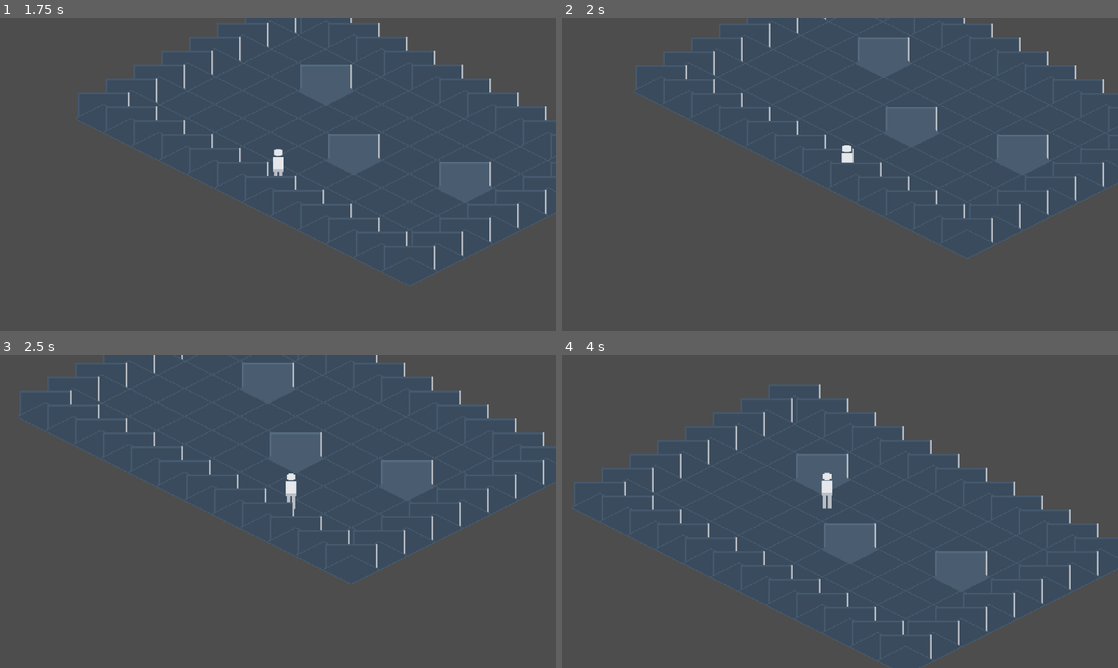
Above: before the commit, frames 1-4 (two rows, left to right).
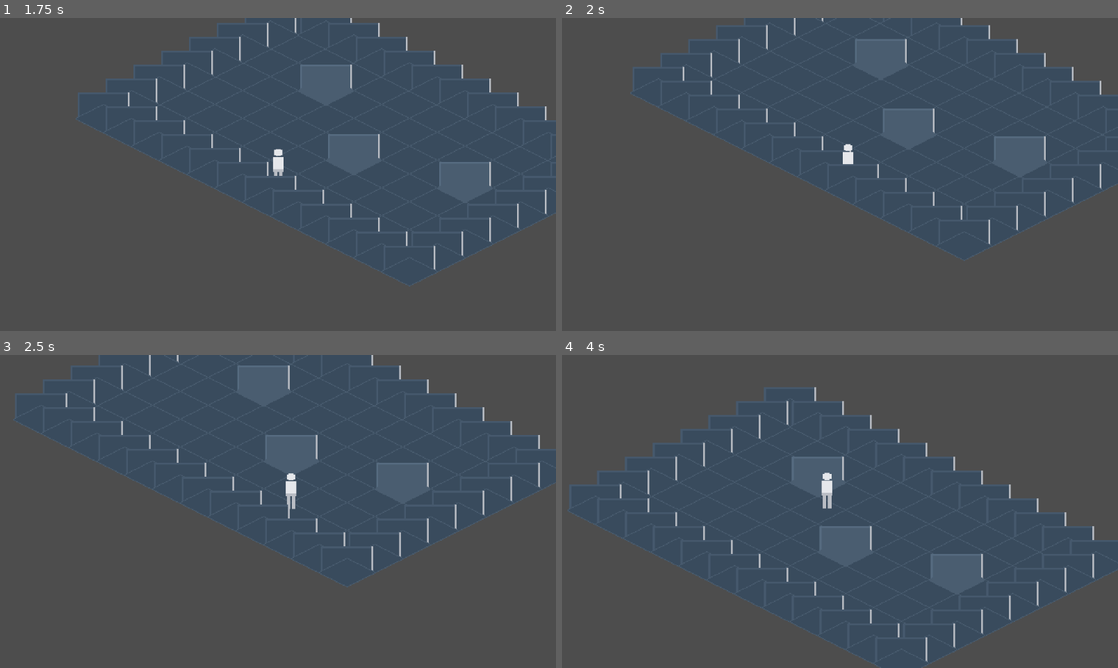
Above: after the commit, the same moments.

Repository: Balsam1213/echoes-of-yesterday
Game: Godot game, scene res://scenes/dev/dev_grid_test.tscn
The game is run twice, just before and just after one commit, with the same random seed, the same clock (stepped at 60 frames per second) and the same inputs.
Inputs:
- Up to frame 1 (1.75 s): tap Enter at 0.5 s; hold D (move_right) 0.53-1.28 s; tap E (interact) at 0.6, 1.35 s; hold S (move_down) from 1.28 s (still down)
- Up to frame 2 (2 s): keep holding S (move_down)
- Up to frame 3 (2.5 s): release S (move_down) at 2.03 s; hold D (move_right) from 2.03 s (still down); tap E (interact) at 2.1 s
- Up to frame 4 (4 s): release D (move_right) at 2.78 s; hold W (move_up) 2.78-3.53 s; tap E (interact) at 2.85, 3.6 s; hold A (move_left) from 3.53 s (still down)

Frame 1 is identical in both runs. In frame 2, 1.9% of the frame differs, in the area x 12-100%, y 0-78%; in frame 3, 2.0%; in frame 4, 2.8%, in the area x 1-100%, y 9-100%.

Commit message:
fix(dev): 边界碰撞内移 12px,消除下边界玩家与墙块穿模

Diff:
--- a/EchoesOfYesterday/scenes/dev/dev_grid_test.tscn
+++ b/EchoesOfYesterday/scenes/dev/dev_grid_test.tscn
@@ -74,339 +74,339 @@
 "speed": 6.0
 }]
 
-[node name="DevGridTest" type="Node2D" unique_id=553827113]
-
-[node name="Floor" type="TileMapLayer" parent="." unique_id=810186930]
+[node name="DevGridTest" type="Node2D" unique_id=1984530841]
+
+[node name="Floor" type="TileMapLayer" parent="." unique_id=864681031]
 tile_map_data = PackedByteArray("AAAAAAAAAAAAAAAAAAAAAAEAAAAAAAAAAAAAAAIAAAAAAAAAAAAAAAMAAAAAAAAAAAAAAAQAAAAAAAAAAAAAAA …(1456 unchanged characters)…
 tile_set = SubResource("TileSet_a7lin")
 
-[node name="Boundary" type="StaticBody2D" parent="." unique_id=1216322089]
-collision_mask = 0
-
-[node name="@CollisionShape2D@2" type="CollisionShape2D" parent="Boundary" unique_id=1435453190]
-position = Vector2(220.8695, 102.26099)
+[node name="Boundary" type="StaticBody2D" parent="." unique_id=1222728729]
+collision_mask = 0
+
+[node name="@CollisionShape2D@2" type="CollisionShape2D" parent="Boundary" unique_id=923106985]
+position = Vector2(218.63344, 106.73312)
 rotation = 0.4636476
 shape = SubResource("RectangleShape2D_gn5c3")
 
-[node name="@CollisionShape2D@3" type="CollisionShape2D" parent="Boundary" unique_id=1976269308]
-position = Vector2(284.8695, 249.73901)
+[node name="@CollisionShape2D@3" type="CollisionShape2D" parent="Boundary" unique_id=1846574705]
+position = Vector2(282.63342, 245.26688)
 rotation = 2.6779451
 shape = SubResource("RectangleShape2D_7cs6d")
 
-[node name="@CollisionShape2D@4" type="CollisionShape2D" parent="Boundary" unique_id=725793499]
-position = Vector2(-28.869505, 217.73901)
+[node name="@CollisionShape2D@4" type="CollisionShape2D" parent="Boundary" unique_id=935763179]
+position = Vector2(-26.633438, 213.26688)
 rotation = -2.6779451
 shape = SubResource("RectangleShape2D_dtpe6")
 
-[node name="@CollisionShape2D@5" type="CollisionShape2D" parent="Boundary" unique_id=724215969]
-position = Vector2(-92.86951, 70.26099)
+[node name="@CollisionShape2D@5" type="CollisionShape2D" parent="Boundary" unique_id=1110415365]
+position = Vector2(-90.63344, 74.73312)
 rotation = -0.4636476
 shape = SubResource("RectangleShape2D_nwh1x")
 
-[node name="YSorted" type="Node2D" parent="." unique_id=163674624]
+[node name="YSorted" type="Node2D" parent="." unique_id=877131346]
 y_sort_enabled = true
 
-[node name="@StaticBody2D@7" type="StaticBody2D" parent="YSorted" unique_id=83323369]
+[node name="@StaticBody2D@7" type="StaticBody2D" parent="YSorted" unique_id=334508319]
 position = Vector2(32, 16)
 collision_mask = 0
 
-[node name="@Sprite2D@6" type="Sprite2D" parent="YSorted/@StaticBody2D@7" unique_id=1472182162]
-texture = ExtResource("2_uxp7j")
-
-[node name="@StaticBody2D@9" type="StaticBody2D" parent="YSorted" unique_id=1116115394]
+[node name="@Sprite2D@6" type="Sprite2D" parent="YSorted/@StaticBody2D@7" unique_id=1131883897]
+texture = ExtResource("2_uxp7j")
+
+[node name="@StaticBody2D@9" type="StaticBody2D" parent="YSorted" unique_id=1777335801]
 position = Vector2(0, 32)
 collision_mask = 0
 
-[node name="@Sprite2D@8" type="Sprite2D" parent="YSorted/@StaticBody2D@9" unique_id=1973795947]
-texture = ExtResource("2_uxp7j")
-
-[node name="@StaticBody2D@11" type="StaticBody2D" parent="YSorted" unique_id=1175658992]
+[node name="@Sprite2D@8" type="Sprite2D" parent="YSorted/@StaticBody2D@9" unique_id=615224259]
+texture = ExtResource("2_uxp7j")
+
+[node name="@StaticBody2D@11" type="StaticBody2D" parent="YSorted" unique_id=1024717503]
 position = Vector2(-32, 48)
 collision_mask = 0
 
-[node name="@Sprite2D@10" type="Sprite2D" parent="YSorted/@StaticBody2D@11" unique_id=1208466877]
-texture = ExtResource("2_uxp7j")
-
-[node name="@StaticBody2D@13" type="StaticBody2D" parent="YSorted" unique_id=411565810]
+[node name="@Sprite2D@10" type="Sprite2D" parent="YSorted/@StaticBody2D@11" unique_id=369408440]
+texture = ExtResource("2_uxp7j")
+
+[node name="@StaticBody2D@13" type="StaticBody2D" parent="YSorted" unique_id=1514137399]
 position = Vector2(-64, 64)
 collision_mask = 0
 
-[node name="@Sprite2D@12" type="Sprite2D" parent="YSorted/@StaticBody2D@13" unique_id=1264338956]
-texture = ExtResource("2_uxp7j")
-
-[node name="@StaticBody2D@15" type="StaticBody2D" parent="YSorted" unique_id=78447046]
+[node name="@Sprite2D@12" type="Sprite2D" parent="YSorted/@StaticBody2D@13" unique_id=986769508]
+texture = ExtResource("2_uxp7j")
+
+[node name="@StaticBody2D@15" type="StaticBody2D" parent="YSorted" unique_id=1771705490]
 position = Vector2(-96, 80)
 collision_mask = 0
 
-[node name="@Sprite2D@14" type="Sprite2D" parent="YSorted/@StaticBody2D@15" unique_id=1457231165]
-texture = ExtResource("2_uxp7j")
-
-[node name="@StaticBody2D@17" type="StaticBody2D" parent="YSorted" unique_id=2065273608]
+[node name="@Sprite2D@14" type="Sprite2D" parent="YSorted/@StaticBody2D@15" unique_id=1048692140]
+texture = ExtResource("2_uxp7j")
+
+[node name="@StaticBody2D@17" type="StaticBody2D" parent="YSorted" unique_id=1367081586]
 position = Vector2(-128, 96)
 collision_mask = 0
 
-[node name="@Sprite2D@16" type="Sprite2D" parent="YSorted/@StaticBody2D@17" unique_id=578277335]
-texture = ExtResource("2_uxp7j")
-
-[node name="@StaticBody2D@19" type="StaticBody2D" parent="YSorted" unique_id=466344169]
+[node name="@Sprite2D@16" type="Sprite2D" parent="YSorted/@StaticBody2D@17" unique_id=74474115]
+texture = ExtResource("2_uxp7j")
+
+[node name="@StaticBody2D@19" type="StaticBody2D" parent="YSorted" unique_id=1169660058]
 position = Vector2(-160, 112)
 collision_mask = 0
 
-[node name="@Sprite2D@18" type="Sprite2D" parent="YSorted/@StaticBody2D@19" unique_id=1674931661]
-texture = ExtResource("2_uxp7j")
-
-[node name="@StaticBody2D@21" type="StaticBody2D" parent="YSorted" unique_id=696859116]
+[node name="@Sprite2D@18" type="Sprite2D" parent="YSorted/@StaticBody2D@19" unique_id=1610075317]
+texture = ExtResource("2_uxp7j")
+
+[node name="@StaticBody2D@21" type="StaticBody2D" parent="YSorted" unique_id=1180208031]
 position = Vector2(-192, 128)
 collision_mask = 0
 
-[node name="@Sprite2D@20" type="Sprite2D" parent="YSorted/@StaticBody2D@21" unique_id=1922804460]
-texture = ExtResource("2_uxp7j")
-
-[node name="@StaticBody2D@23" type="StaticBody2D" parent="YSorted" unique_id=239043785]
+[node name="@Sprite2D@20" type="Sprite2D" parent="YSorted/@StaticBody2D@21" unique_id=1895541908]
+texture = ExtResource("2_uxp7j")
+
+[node name="@StaticBody2D@23" type="StaticBody2D" parent="YSorted" unique_id=1005936268]
 position = Vector2(64, 32)
 collision_mask = 0
 
-[node name="@Sprite2D@22" type="Sprite2D" parent="YSorted/@StaticBody2D@23" unique_id=1715586038]
-texture = ExtResource("2_uxp7j")
-
-[node name="@StaticBody2D@25" type="StaticBody2D" parent="YSorted" unique_id=490639087]
+[node name="@Sprite2D@22" type="Sprite2D" parent="YSorted/@StaticBody2D@23" unique_id=894331749]
+texture = ExtResource("2_uxp7j")
+
+[node name="@StaticBody2D@25" type="StaticBody2D" parent="YSorted" unique_id=1497967273]
 position = Vector2(-160, 144)
 collision_mask = 0
 
-[node name="@Sprite2D@24" type="Sprite2D" parent="YSorted/@StaticBody2D@25" unique_id=1584500]
-texture = ExtResource("2_uxp7j")
-
-[node name="@StaticBody2D@27" type="StaticBody2D" parent="YSorted" unique_id=739724352]
+[node name="@Sprite2D@24" type="Sprite2D" parent="YSorted/@StaticBody2D@25" unique_id=1950839069]
+texture = ExtResource("2_uxp7j")
+
+[node name="@StaticBody2D@27" type="StaticBody2D" parent="YSorted" unique_id=863771312]
 position = Vector2(96, 48)
 collision_mask = 0
 
-[node name="@Sprite2D@26" type="Sprite2D" parent="YSorted/@StaticBody2D@27" unique_id=1875975476]
-texture = ExtResource("2_uxp7j")
-
-[node name="@StaticBody2D@29" type="StaticBody2D" parent="YSorted" unique_id=834152151]
+[node name="@Sprite2D@26" type="Sprite2D" parent="YSorted/@StaticBody2D@27" unique_id=220833070]
+texture = ExtResource("2_uxp7j")
+
+[node name="@StaticBody2D@29" type="StaticBody2D" parent="YSorted" unique_id=883505204]
 position = Vector2(-128, 160)
 collision_mask = 0
 
-[node name="@Sprite2D@28" type="Sprite2D" parent="YSorted/@StaticBody2D@29" unique_id=1932516674]
-texture = ExtResource("2_uxp7j")
-
-[node name="@StaticBody2D@31" type="StaticBody2D" parent="YSorted" unique_id=1127303244]
+[node name="@Sprite2D@28" type="Sprite2D" parent="YSorted/@StaticBody2D@29" unique_id=997660223]
+texture = ExtResource("2_uxp7j")
+
+[node name="@StaticBody2D@31" type="StaticBody2D" parent="YSorted" unique_id=2095040832]
 position = Vector2(128, 64)
 collision_mask = 0
 
-[node name="@Sprite2D@30" type="Sprite2D" parent="YSorted/@StaticBody2D@31" unique_id=2128703687]
-texture = ExtResource("2_uxp7j")
-
-[node name="@StaticBody2D@33" type="StaticBody2D" parent="YSorted" unique_id=1257343934]
+[node name="@Sprite2D@30" type="Sprite2D" parent="YSorted/@StaticBody2D@31" unique_id=1323268257]
+texture = ExtResource("2_uxp7j")
+
+[node name="@StaticBody2D@33" type="StaticBody2D" parent="YSorted" unique_id=967046826]
 position = Vector2(-96, 176)
 collision_mask = 0
 
-[node name="@Sprite2D@32" type="Sprite2D" parent="YSorted/@StaticBody2D@33" unique_id=116433117]
-texture = ExtResource("2_uxp7j")
-
-[node name="@StaticBody2D@35" type="StaticBody2D" parent="YSorted" unique_id=875962430]
+[node name="@Sprite2D@32" type="Sprite2D" parent="YSorted/@StaticBody2D@33" unique_id=765502238]
+texture = ExtResource("2_uxp7j")
+
+[node name="@StaticBody2D@35" type="StaticBody2D" parent="YSorted" unique_id=497135890]
 position = Vector2(160, 80)
 collision_mask = 0
 
-[node name="@Sprite2D@34" type="Sprite2D" parent="YSorted/@StaticBody2D@35" unique_id=693156533]
-texture = ExtResource("2_uxp7j")
-
-[node name="@StaticBody2D@37" type="StaticBody2D" parent="YSorted" unique_id=169212089]
+[node name="@Sprite2D@34" type="Sprite2D" parent="YSorted/@StaticBody2D@35" unique_id=310022579]
+texture = ExtResource("2_uxp7j")
+
+[node name="@StaticBody2D@37" type="StaticBody2D" parent="YSorted" unique_id=121331331]
 position = Vector2(-64, 192)
 collision_mask = 0
 
-[node name="@Sprite2D@36" type="Sprite2D" parent="YSorted/@StaticBody2D@37" unique_id=879939546]
-texture = ExtResource("2_uxp7j")
-
-[node name="@StaticBody2D@39" type="StaticBody2D" parent="YSorted" unique_id=1891074019]
+[node name="@Sprite2D@36" type="Sprite2D" parent="YSorted/@StaticBody2D@37" unique_id=23021745]
+texture = ExtResource("2_uxp7j")
+
+[node name="@StaticBody2D@39" type="StaticBody2D" parent="YSorted" unique_id=1876055570]
 position = Vector2(192, 96)
 collision_mask = 0
 
-[node name="@Sprite2D@38" type="Sprite2D" parent="YSorted/@StaticBody2D@39" unique_id=56986068]
-texture = ExtResource("2_uxp7j")
-
-[node name="@StaticBody2D@41" type="StaticBody2D" parent="YSorted" unique_id=429289615]
+[node name="@Sprite2D@38" type="Sprite2D" parent="YSorted/@StaticBody2D@39" unique_id=1868781873]
+texture = ExtResource("2_uxp7j")
+
+[node name="@StaticBody2D@41" type="StaticBody2D" parent="YSorted" unique_id=966313858]
 position = Vector2(-32, 208)
 collision_mask = 0
 
-[node name="@Sprite2D@40" type="Sprite2D" parent="YSorted/@StaticBody2D@41" unique_id=1650124558]
-texture = ExtResource("2_uxp7j")
-
-[node name="@StaticBody2D@43" type="StaticBody2D" parent="YSorted" unique_id=893076517]
+[node name="@Sprite2D@40" type="Sprite2D" parent="YSorted/@StaticBody2D@41" unique_id=2120093581]
+texture = ExtResource("2_uxp7j")
+
+[node name="@StaticBody2D@43" type="StaticBody2D" parent="YSorted" unique_id=268234915]
 position = Vector2(224, 112)
 collision_mask = 0
 
-[node name="@Sprite2D@42" type="Sprite2D" parent="YSorted/@StaticBody2D@43" unique_id=960079794]
-texture = ExtResource("2_uxp7j")
-
-[node name="@StaticBody2D@45" type="StaticBody2D" parent="YSorted" unique_id=1104612030]
+[node name="@Sprite2D@42" type="Sprite2D" parent="YSorted/@StaticBody2D@43" unique_id=242024943]
+texture = ExtResource("2_uxp7j")
+
+[node name="@StaticBody2D@45" type="StaticBody2D" parent="YSorted" unique_id=979317647]
 position = Vector2(0, 224)
 collision_mask = 0
 
-[node name="@Sprite2D@44" type="Sprite2D" parent="YSorted/@StaticBody2D@45" unique_id=717171806]
-texture = ExtResource("2_uxp7j")
-
-[node name="@StaticBody2D@47" type="StaticBody2D" parent="YSorted" unique_id=1354417109]
+[node name="@Sprite2D@44" type="Sprite2D" parent="YSorted/@StaticBody2D@45" unique_id=1368158353]
+texture = ExtResource("2_uxp7j")
+
+[node name="@StaticBody2D@47" type="StaticBody2D" parent="YSorted" unique_id=253868540]
 position = Vector2(256, 128)
 collision_mask = 0
 
-[node name="@Sprite2D@46" type="Sprite2D" parent="YSorted/@StaticBody2D@47" unique_id=2039014192]
-texture = ExtResource("2_uxp7j")
-
-[node name="@StaticBody2D@49" type="StaticBody2D" parent="YSorted" unique_id=804318839]
+[node name="@Sprite2D@46" type="Sprite2D" parent="YSorted/@StaticBody2D@47" unique_id=1254185846]
+texture = ExtResource("2_uxp7j")
+
+[node name="@StaticBody2D@49" type="StaticBody2D" parent="YSorted" unique_id=845830080]
 position = Vector2(32, 240)
 collision_mask = 0
 
-[node name="@Sprite2D@48" type="Sprite2D" parent="YSorted/@StaticBody2D@49" unique_id=491828142]
-texture = ExtResource("2_uxp7j")
-
-[node name="@StaticBody2D@51" type="StaticBody2D" parent="YSorted" unique_id=1387687611]
+[node name="@Sprite2D@48" type="Sprite2D" parent="YSorted/@StaticBody2D@49" unique_id=1390871827]
+texture = ExtResource("2_uxp7j")
+
+[node name="@StaticBody2D@51" type="StaticBody2D" parent="YSorted" unique_id=478960663]
 position = Vector2(288, 144)
 collision_mask = 0
 
-[node name="@Sprite2D@50" type="Sprite2D" parent="YSorted/@StaticBody2D@51" unique_id=1384628327]
-texture = ExtResource("2_uxp7j")
-
-[node name="@StaticBody2D@53" type="StaticBody2D" parent="YSorted" unique_id=2045813710]
+[node name="@Sprite2D@50" type="Sprite2D" parent="YSorted/@StaticBody2D@51" unique_id=473952946]
+texture = ExtResource("2_uxp7j")
+
+[node name="@StaticBody2D@53" type="StaticBody2D" parent="YSorted" unique_id=227793541]
 position = Vector2(64, 256)
 collision_mask = 0
 
-[node name="@Sprite2D@52" type="Sprite2D" parent="YSorted/@StaticBody2D@53" unique_id=755181233]
-texture = ExtResource("2_uxp7j")
-
-[node name="@StaticBody2D@55" type="StaticBody2D" parent="YSorted" unique_id=17123703]
+[node name="@Sprite2D@52" type="Sprite2D" parent="YSorted/@StaticBody2D@53" unique_id=2048983193]
+texture = ExtResource("2_uxp7j")
+
+[node name="@StaticBody2D@55" type="StaticBody2D" parent="YSorted" unique_id=1188397937]
 position = Vector2(320, 160)
 collision_mask = 0
 
-[node name="@Sprite2D@54" type="Sprite2D" parent="YSorted/@StaticBody2D@55" unique_id=938273134]
-texture = ExtResource("2_uxp7j")
-
-[node name="@StaticBody2D@57" type="StaticBody2D" parent="YSorted" unique_id=901166604]
+[node name="@Sprite2D@54" type="Sprite2D" parent="YSorted/@StaticBody2D@55" unique_id=27775287]
+texture = ExtResource("2_uxp7j")
+
+[node name="@StaticBody2D@57" type="StaticBody2D" parent="YSorted" unique_id=2069329887]
 position = Vector2(96, 272)
 collision_mask = 0
 
-[node name="@Sprite2D@56" type="Sprite2D" parent="YSorted/@StaticBody2D@57" unique_id=641568780]
-texture = ExtResource("2_uxp7j")
-
-[node name="@StaticBody2D@59" type="StaticBody2D" parent="YSorted" unique_id=734503980]
+[node name="@Sprite2D@56" type="Sprite2D" parent="YSorted/@StaticBody2D@57" unique_id=1185895464]
+texture = ExtResource("2_uxp7j")
+
+[node name="@StaticBody2D@59" type="StaticBody2D" parent="YSorted" unique_id=88175163]
 position = Vector2(352, 176)
 collision_mask = 0
 
-[node name="@Sprite2D@58" type="Sprite2D" parent="YSorted/@StaticBody2D@59" unique_id=1518018390]
-texture = ExtResource("2_uxp7j")
-
-[node name="@StaticBody2D@61" type="StaticBody2D" parent="YSorted" unique_id=464649128]
+[node name="@Sprite2D@58" type="Sprite2D" parent="YSorted/@StaticBody2D@59" unique_id=2123566757]
+texture = ExtResource("2_uxp7j")
+
+[node name="@StaticBody2D@61" type="StaticBody2D" parent="YSorted" unique_id=1402164467]
 position = Vector2(128, 288)
 collision_mask = 0
 
-[node name="@Sprite2D@60" type="Sprite2D" parent="YSorted/@StaticBody2D@61" unique_id=361958497]
-texture = ExtResource("2_uxp7j")
-
-[node name="@StaticBody2D@63" type="StaticBody2D" parent="YSorted" unique_id=1010037051]
+[node name="@Sprite2D@60" type="Sprite2D" parent="YSorted/@StaticBody2D@61" unique_id=909723159]
+texture = ExtResource("2_uxp7j")
+
+[node name="@StaticBody2D@63" type="StaticBody2D" parent="YSorted" unique_id=523366946]
 position = Vector2(384, 192)
 collision_mask = 0
 
-[node name="@Sprite2D@62" type="Sprite2D" parent="YSorted/@StaticBody2D@63" unique_id=987993678]
-texture = ExtResource("2_uxp7j")
-
-[node name="@StaticBody2D@65" type="StaticBody2D" parent="YSorted" unique_id=154223956]
+[node name="@Sprite2D@62" type="Sprite2D" parent="YSorted/@StaticBody2D@63" unique_id=534431641]
+texture = ExtResource("2_uxp7j")
+
+[node name="@StaticBody2D@65" type="StaticBody2D" parent="YSorted" unique_id=759545911]
 position = Vector2(352, 208)
 collision_mask = 0
 
-[node name="@Sprite2D@64" type="Sprite2D" parent="YSorted/@StaticBody2D@65" unique_id=958442235]
-texture = ExtResource("2_uxp7j")
-
-[node name="@StaticBody2D@67" type="StaticBody2D" parent="YSorted" unique_id=1835420012]
+[node name="@Sprite2D@64" type="Sprite2D" parent="YSorted/@StaticBody2D@65" unique_id=1585280185]
+texture = ExtResource("2_uxp7j")
+
+[node name="@StaticBody2D@67" type="StaticBody2D" parent="YSorted" unique_id=181515848]
 position = Vector2(320, 224)
 collision_mask = 0
 
-[node name="@Sprite2D@66" type="Sprite2D" parent="YSorted/@StaticBody2D@67" unique_id=1501576968]
-texture = ExtResource("2_uxp7j")
-
-[node name="@StaticBody2D@69" type="StaticBody2D" parent="YSorted" unique_id=1117381177]
+[node name="@Sprite2D@66" type="Sprite2D" parent="YSorted/@StaticBody2D@67" unique_id=251189387]
+texture = ExtResource("2_uxp7j")
+
+[node name="@StaticBody2D@69" type="StaticBody2D" parent="YSorted" unique_id=1760308138]
 position = Vector2(288, 240)
 collision_mask = 0
 
-[node name="@Sprite2D@68" type="Sprite2D" parent="YSorted/@StaticBody2D@69" unique_id=1713953138]
-texture = ExtResource("2_uxp7j")
-
-[node name="@StaticBody2D@71" type="StaticBody2D" parent="YSorted" unique_id=28294196]
+[node name="@Sprite2D@68" type="Sprite2D" parent="YSorted/@StaticBody2D@69" unique_id=1069881208]
+texture = ExtResource("2_uxp7j")
+
+[node name="@StaticBody2D@71" type="StaticBody2D" parent="YSorted" unique_id=1708976430]
 position = Vector2(256, 256)
 collision_mask = 0
 
-[node name="@Sprite2D@70" type="Sprite2D" parent="YSorted/@StaticBody2D@71" unique_id=945200972]
-texture = ExtResource("2_uxp7j")
-
-[node name="@StaticBody2D@73" type="StaticBody2D" parent="YSorted" unique_id=917268858]
+[node name="@Sprite2D@70" type="Sprite2D" parent="YSorted/@StaticBody2D@71" unique_id=419048167]
+texture = ExtResource("2_uxp7j")
+
+[node name="@StaticBody2D@73" type="StaticBody2D" parent="YSorted" unique_id=758390527]
 position = Vector2(224, 272)
 collision_mask = 0
 
-[node name="@Sprite2D@72" type="Sprite2D" parent="YSorted/@StaticBody2D@73" unique_id=2049476735]
-texture = ExtResource("2_uxp7j")
-
-[node name="@StaticBody2D@75" type="StaticBody2D" parent="YSorted" unique_id=653249854]
+[node name="@Sprite2D@72" type="Sprite2D" parent="YSorted/@StaticBody2D@73" unique_id=296025400]
+texture = ExtResource("2_uxp7j")
+
+[node name="@StaticBody2D@75" type="StaticBody2D" parent="YSorted" unique_id=1552843116]
 position = Vector2(192, 288)
 collision_mask = 0
 
-[node name="@Sprite2D@74" type="Sprite2D" parent="YSorted/@StaticBody2D@75" unique_id=863714944]
-texture = ExtResource("2_uxp7j")
-
-[node name="@StaticBody2D@77" type="StaticBody2D" parent="YSorted" unique_id=549811920]
+[node name="@Sprite2D@74" type="Sprite2D" parent="YSorted/@StaticBody2D@75" unique_id=1790579628]
+texture = ExtResource("2_uxp7j")
+
+[node name="@StaticBody2D@77" type="StaticBody2D" parent="YSorted" unique_id=176056694]
 position = Vector2(160, 304)
 collision_mask = 0
 
-[node name="@Sprite2D@76" type="Sprite2D" parent="YSorted/@StaticBody2D@77" unique_id=494671322]
-texture = ExtResource("2_uxp7j")
-
-[node name="@StaticBody2D@80" type="StaticBody2D" parent="YSorted" unique_id=280685667]
+[node name="@Sprite2D@76" type="Sprite2D" parent="YSorted/@StaticBody2D@77" unique_id=1571243344]
+texture = ExtResource("2_uxp7j")
+
+[node name="@StaticBody2D@80" type="StaticBody2D" parent="YSorted" unique_id=1329923779]
 position = Vector2(64, 96)
 collision_mask = 0
 
-[node name="@Sprite2D@78" type="Sprite2D" parent="YSorted/@StaticBody2D@80" unique_id=140118625]
+[node name="@Sprite2D@78" type="Sprite2D" parent="YSorted/@StaticBody2D@80" unique_id=965776635]
 texture = ExtResource("3_ewy82")
 
-[node name="@CollisionShape2D@79" type="CollisionShape2D" parent="YSorted/@StaticBody2D@80" unique_id=1539229385]
+[node name="@CollisionShape2D@79" type="CollisionShape2D" parent="YSorted/@StaticBody2D@80" unique_id=333619733]
 shape = SubResource("RectangleShape2D_bjegb")
 
-[node name="@StaticBody2D@83" type="StaticBody2D" parent="YSorted" unique_id=963091490]
+[node name="@StaticBody2D@83" type="StaticBody2D" parent="YSorted" unique_id=1145059241]
 position = Vector2(96, 176)
 collision_mask = 0
 
-[node name="@Sprite2D@81" type="Sprite2D" parent="YSorted/@StaticBody2D@83" unique_id=1924017200]
+[node name="@Sprite2D@81" type="Sprite2D" parent="YSorted/@StaticBody2D@83" unique_id=1765239437]
 texture = ExtResource("3_ewy82")
 
-[node name="@CollisionShape2D@82" type="CollisionShape2D" parent="YSorted/@StaticBody2D@83" unique_id=656662504]
+[node name="@CollisionShape2D@82" type="CollisionShape2D" parent="YSorted/@StaticBody2D@83" unique_id=1106581595]
 shape = SubResource("RectangleShape2D_3hjrm")
 
-[node name="@StaticBody2D@86" type="StaticBody2D" parent="YSorted" unique_id=1918233567]
+[node name="@StaticBody2D@86" type="StaticBody2D" parent="YSorted" unique_id=1274423744]
 position = Vector2(224, 208)
 collision_mask = 0
 
-[node name="@Sprite2D@84" type="Sprite2D" parent="YSorted/@StaticBody2D@86" unique_id=1527948520]
+[node name="@Sprite2D@84" type="Sprite2D" parent="YSorted/@StaticBody2D@86" unique_id=1997767144]
 texture = ExtResource("3_ewy82")
 
-[node name="@CollisionShape2D@85" type="CollisionShape2D" parent="YSorted/@StaticBody2D@86" unique_id=1362017124]
+[node name="@CollisionShape2D@85" type="CollisionShape2D" parent="YSorted/@StaticBody2D@86" unique_id=1344648621]
 shape = SubResource("RectangleShape2D_5l4ma")
 
-[node name="Player" type="CharacterBody2D" parent="YSorted" unique_id=802591863 instance=ExtResource("4_q3c4v")]
+[node name="Player" type="CharacterBody2D" parent="YSorted" unique_id=972228221 instance=ExtResource("4_q3c4v")]
 position = Vector2(-96, 144)
 collision_layer = 2
 motion_mode = 1
 script = ExtResource("5_8a6ps")
 camera_limit_rect = Rect2i(-224, -32, 640, 352)
 
-[node name="CollisionShape2D" type="CollisionShape2D" parent="YSorted/Player" unique_id=720263863]
+[node name="CollisionShape2D" type="CollisionShape2D" parent="YSorted/Player" unique_id=1766730472]
 position = Vector2(0, -9)
 shape = SubResource("CircleShape2D_foot")
 
-[node name="Sprite" type="AnimatedSprite2D" parent="YSorted/Player" unique_id=1159180517]
+[node name="Sprite" type="AnimatedSprite2D" parent="YSorted/Player" unique_id=644253900]
 unique_name_in_owner = true
 position = Vector2(0, -24)
 sprite_frames = SubResource("SpriteFrames_player")
 animation = &"idle"
 autoplay = "idle"
 
-[node name="Camera" type="Camera2D" parent="YSorted/Player" unique_id=1361943952]
+[node name="Camera" type="Camera2D" parent="YSorted/Player" unique_id=1110809529]
 unique_name_in_owner = true
 position_smoothing_enabled = true
 position_smoothing_speed = 8.0
--- a/EchoesOfYesterday/tools/build_dev_room.gd
+++ b/EchoesOfYesterday/tools/build_dev_room.gd
@@ -113,7 +113,7 @@
 		shape.size = Vector2(a.distance_to(b) + 32.0, 14.0)
 		var cs := CollisionShape2D.new()
 		cs.shape = shape
-		cs.position = (a + b) / 2.0 + normal * 7.0  # 向房间内侧推半厚度,外沿贴齐菱形边
+		cs.position = (a + b) / 2.0 + normal * 12.0  # 向内推 12px:内侧面位于边线内 19px,玩家脚底止于周界墙块中心线外侧,由墙体遮挡脚部,避免"站进墙里"
 		cs.rotation = dir.angle()
 		body.add_child(cs)
 
--- a/EchoesOfYesterday/tools/smoke_screenshot.gd
+++ b/EchoesOfYesterday/tools/smoke_screenshot.gd
@@ -10,17 +10,17 @@
 func _run() -> void:
 	var scene: Node = (load("res://scenes/dev/dev_grid_test.tscn") as PackedScene).instantiate()
 	root.add_child(scene)
-	# 等场景就绪后向右走约 0.75 秒,再停住 0.15 秒截图
+	# 从出生点向下压向下边界,停留后截图(验证边界碰撞修复:脚部应被墙体遮挡而非叠在墙上)
 	await process_frame
 	await process_frame
-	Input.action_press("move_right")
-	for i in 45:
+	Input.action_press("move_down")
+	for i in 50:
 		await process_frame
-	Input.action_release("move_right")
+	Input.action_release("move_down")
 	for i in 10:
 		await process_frame
 	await RenderingServer.frame_post_draw
 	var img := root.get_texture().get_image()
-	img.save_png(ProjectSettings.globalize_path("res://smoke_m1.png"))
+	img.save_png(ProjectSettings.globalize_path("res://smoke_fix.png"))
 	print("smoke screenshot saved")
 	quit()
